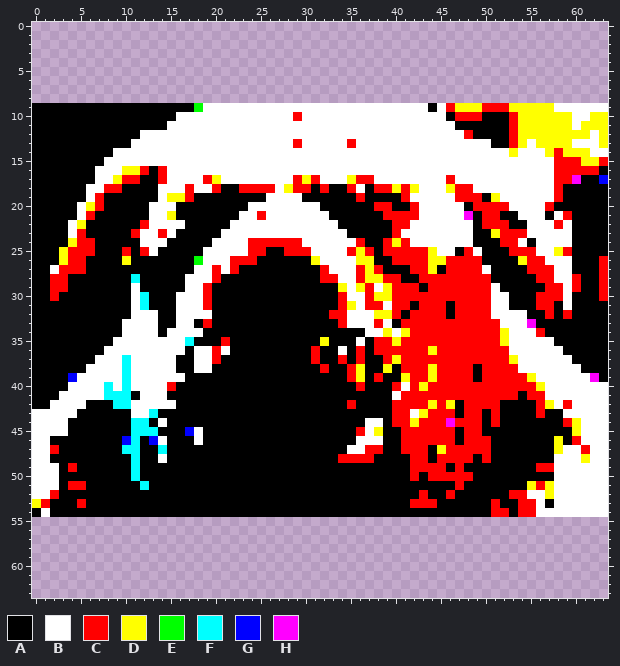
A pixel-art sprite gets an edit: src/liyiyue.com/tools/pic2pixel/4_out.png. Above: the version before the commit.
The file is 64x64 pixels. Colours within 5 levels of each other are drawn and written as one.
Palette (. is transparent): A #000000  B #ffffff  C #ff0000  D #ffff00  E #00ff00  F #00ffff  G #0000ff  H #ff00ff
Pixels before (only the part around the change), first column x 0:
 0 ................................................................
 1 ................................................................
 2 ................................................................
 3 ................................................................
 4 ................................................................
 5 ................................................................
 6 ................................................................
 7 ................................................................
 8 ................................................................
 9 AAAAAAAAAAAAAAAAAAEBBBBBBBBBBBBBBBBBBBBBBBBBABCDDDCCCDDDDDBBBBBB
10 AAAAAAAAAAAAAAAABBBBBBBBBBBBBCBBBBBBBBBBBBBBBBACCCAAACDDDDDDBBDD
11 AAAAAAAAAAAAAAABBBBBBBBBBBBBBBBBBBBBBBBBBBBBBBBAAAAAACDDDDDDBDDD
12 AAAAAAAAAAAABBBBBBBBBBBBBBBBBBBBBBBBBBBBBBBBBBBBCAAAACDDDDDDDDBD
13 AAAAAAAAAAABBBBBBBBBBBBBBBBBBCBBBBBCBBBBBBBBBBBBBBBAACDBDDDDBBBD
14 AAAAAAAAABBBBBBBBBBBBBBBBBBBBBBBBBBBBBBBBBBBBBBBBBBBBDBBBDCDDDBB
15 AAAAAAAABBBBBBBBBBBBBBBBBBBBBBBBBBBBBBBBBBBBBBBBBBBBBBBBBBCCCDDC
16 AAAAAAABBBDDCACBBBBBBBBBBBBBBBBBBBBBBBBBBBBBBBBBBBBBBBBBBBCCCCCA
17 AAAAAAABBDCCAACBBBBCDBBBBBBBBCDCBBBDCCBBBBBBBBCBBBBBBBBBBBCCHAAG
18 AAAAAABBCCAAAABBBCBBCAACCCCBDCCACAACBACCDCDBBBDCCBBBBBBBBBCAAAAA
19 AAAAAABCAAAAAABDDCAAAAAAAABBBBAAAAAACAAAACBBBBBCCCADBBBBBBCAAAAA
20 AAAAABDCAAAAABBBAAAAAAAABBBBBBBBAAAAAACCAACBBBBBACCCCBBBBCAAAAAA
21 AAAAABCAAAAAABBDAAAAAAABBCBBBBBBBAAAAAACCCCBBBBBHACCAABBBABCAAAA
22 AAAABDAAAAAACBBBBAAAAABBBBBBBBBBBBAAAAAACCBBBBBBBACCCAABBBCBAAAA
23 AAAABCAAAAACBBCBAAAAABBBBBBBBBBBBBBAAAAACBBBBBBBBAADCCCBBBBBAAAA
24 AAAADCCAAAAABBBAAAAABBBBCCCCCCBBBBBBCAACDCBBBBBBBAAACCBABBBBAAAA
25 AAADCCCAAACACBAAAAABBBBBCCAACCCBBBBCDCACCCCCDBBACBAAACCCBBDCAAAA
26 AAADCCAAAADAAAAAAAEBBBCCCAAAAAADBBBBDDAACCCCDDCCCCAAAADCCBBBAAAC
27 AABCCCAAAAAAAAAAAABBCBCAAAAAAAAACBBBCDCAAACCDACCCCBAAAACCCBBAAAC
28 AACCAAAAAAAFAAAAABBBCAAAAAAAAAAACCBBCDDCCAACCCCCCCCAAAAACCBBCAAC
29 AACCAAAAAAABAAAAABBCAAAAAAAAAAAAAADBDCBDCCCACCCCCCCBAAAAACCBCAAC
30 AACAAAAAAAABFAAABBBCAAAAAAAAAAAAAACBBCDDCCCCCCCCCCCBBAAACCCBAAAC
31 AAAAAAAAAAABFAAABBBCAAAAAAAAAAAAAACDBCCBCCACCCACCCCBBAAACCABAAAA
32 AAAAAAAAAAABBBAABBBBAAAAAAAAAAAAACCBBBDDCACCCCACCCCBBBBAACACAAAA
33 AAAAAAAAAABBBBAABBACAAAAAAAAAAAAAACBBBCBACCCCCCCCCCCBBBHAAAAAAAA
34 AAAAAAAAAABBBBABBBBAAAAAAAAAAAAAAAAAABBDBDCCCCCCCCCCDBBBCAAAAAAA
35 AAAAAAAAABBBBBBBBFAAACAAAAAAAAAADAAABACCDCCCCCCCCCCCDBBBBBAAAAAA
36 AAAAAAAABBBBBBBBBABBCBAAAAAAAAACAABACACCCCCCDCCCCCCCCBBBBBBAAAAA
37 AAAAAAABBBFBBBBBAABBCAAAAAAAAAACAACACAACDCCCCCCCCCCCCDBBBBBBAAAA
38 AAAAAABBBBFBBBBBAABBAAAAAAAAAAAACAACDAADACCCDCCCCACCCCBBBBBBBAAA
39 AAAAGBBBBBFBBBBBBAAAAAAAAAAAAAAAAAACDACAADCCDCCCCACCCCCDBBBBBBHA
40 AAAABBBBFBFBBBBCAAAAAAAAAAAAAAAAAAAACAAACBCDCCCCCCCCCCCCDBBBBBBB
41 AAABBBBBFFFABBBAAAAAAAAAAAAAAAAAAAAAAAAABCCCCCCCCCCCCCACCBBBBBBB
42 AABBBBAAAFFBBBBBAAAAAAAAAAAAAAAAAAACAAAACCCCDCDACCCCAAAACDBCBBBB
43 BBBBBAAAAAABBFAAAAAAAAAAAAAAAAAAAAAAAAAACCBDCCCACCACAAAACAABBBBB
44 BBBBAAAAAAAFFABAAAAAAAAAAAAAAAAAAAAAABBACCDCCCHCCCACAAAAAAACDBBB
45 BBBBAAAAAAAFFFAAAGBAAAAAAAAAAAAAAAAACBDAACCCCCCACCAAAAAAAAAADBBB
46 BBAAAAAAAAGFAGBAAABAAAAAAAAAAAAAAAAABBBAACCCCCCACCCAAAAAAADACBBB
47 BBCAAAAAAAFFAAFAAAAAAAAAAAAAAAAAAAABBCCAACCCADCCCCCAAAAAAADBBCBB
48 BBAAAAAAAAAFAABAAAAAAAAAAAAAAAAAAACCCCAAAACCACCCCACAAAAAAABBBDBB
49 BBBACAAAAAAFAAAAAAAAAAAAAAAAAAAAAAAAAAAAAACCCCACAAAAAAAACCBBBBBB
50 BBBAAAAAAAAFAAAAAAAAAAAAAAAAAAAAAAAAAAAAAACACCCCCAAAAAAAAABBBBBB
51 BBBACCAAAAAAFAAAAAAAAAAAAAAAAAAAAAAAAAAAAAAAAAACAAAAAAADCDBBBBBB
52 BBCAAAAAAAAAAAAAAAAAAAAAAAAAAAAAAAAAAAAAAAACAACAAAAAACCBBDBBBBBB
53 DCAAACAAAAAAAAAAAAAAAAAAAAAAAAAAAAAAAAAAAACCCAAAAAACAACCBABBBBBB
54 ABAAAAAAAAAAAAAAAAAAAAAAAAAAAAAAAAAAAAAAAAAAAAAAAAACCACCBBBBBBBB
55 ................................................................
56 ................................................................
57 ................................................................
58 ................................................................
59 ................................................................
60 ................................................................
The result:
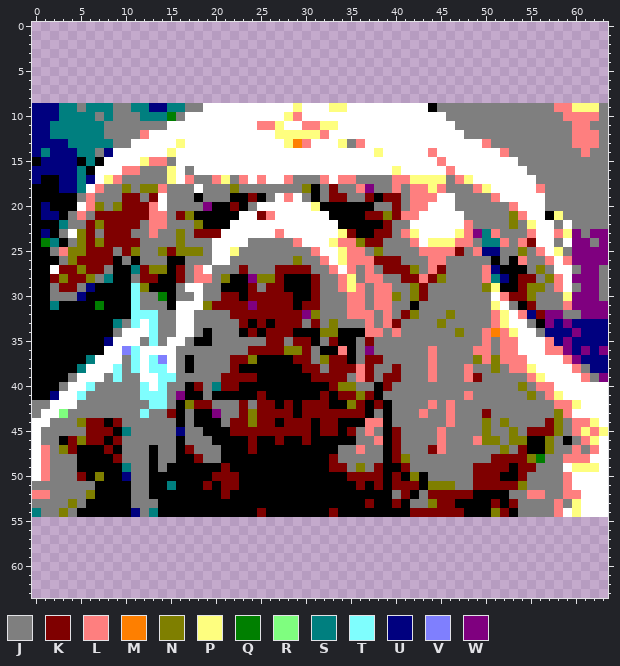
Colours new in this view: J #7f7f7f  K #7f0000  L #fe7f7f  M #fe7f00  N #7f7f00  P #fefe7f  Q #007f00  R #7ffe7f  S #007f7f  T #7ffefe  U #00007f  V #7f7ffe  W #7f007f
From old to new:
Changed rows in their new state; - is an unchanged pixel.
first column x 0:
 9 UUUSSJSSSJJSSUUSSJJ----------P---PP----------JJJJJJJJJJJJJLLPPPJ
10 UUUSSSSJSJJJSSSQJ-----------PL----------------JJJJJJJJJJJJJLLLLJ
11 UUSSSSSSJJJJJJJ----------LLP--LLPP-------------JJJJJJJJJJJJJLLJJ
12 UUSSSSSSJJJJL--------------PPPPPL---------------JJJJJJJJJJJJLLLJ
13 UUUUSSSSSJJ-----P-----------PML---PJL-------------LJJJJJJJJJLLLJ
14 USUUUSSJU------P----------------------P-----L-------LJJJJJJJJLJJ
15 -UUUU-S-----PLLJ-----------------------------L--------JJJJJJJJJJ
16 UUUUUS----LLJJJP-J----------------------P-----L--------JJJJJJJJJ
17 U--UUSU-PLJJJJJP-LJJLPJL-L--LJJJL-LLJJJJLLPPPPJLP-------JJJJJJJJ
18 ---UUS-LJJNJNNLJJJ-JJJNJJJJJJJN-JKJJLWJJLJLLPLJJJLP-----LJJJJJJJ
19 -----JLJJJKKJK-JJJ-JJJ--K-J-L-J-JKKJJK-KKJLLL--JJJJL-----JJJJJJJ
20 -U----LNJNKKKL-JJJJW--K-J------P------JJKJLL---JJJJJJL---JJJJJJJ
21 -UU-JLJKKKKKKLLJKN-------KL----------KKNKLL-----JJJJJNL---PJJJJJ
22 ---SJJKNKKKKJLLJJJN--------------------KJJ------LJJJJNJP--J-JJJJ
23 -U-J-NKJKKKJJLJJNJKKK------L------PK--KKJLP----PLWSLJJJL--LPWJWW
24 -QS-JNKNKKKKJJJJNJJJ----JJJJJL---PLLNKKJJJL-PPPLLJSSLJLK--J-WWJW
25 --JLNNKKKJKNJJNKNNNJ--PJJJJJJJJL--PLLJNJJJJLLLLKJLUUJJNJL-PJWWWW
26 ---JNKKKK-J-JJJ--JJJ--JJJJJJJNJJL-PLLLKKKJJJLLJJJJJ-J-LJJL-LWWWW
27 ---KKNKKJ--SKNN-KJL-JJJKJJJKKKKJJL-LJLJKKKNJLKJJJJLU---JNJ--JWWJ
28 --KNKKNJS--JKK--KJLLJN--WNNK---KJJLPJLLJJKKLKNJJJJLSU-KKJNL-WWWJ
29 --JKKJU----TN---J--JJ---KJKK---KJJLPLJLLJJNKJJJJJJNP--KNNJL-JWWJ
30 --JJJU-----TJJQ-JJ-JJKK-KKKKK--KJJJLLJLLNJNKJJJJJJJ-LKKNJJJPWWWJ
31 --S----Q---TJJJ----NKKKKWKKKK-KKJJJLLJLLJJ-JJJJJJJJP-J-KJJJLWWWW
32 -----------TTTJJ--JJJJKKKKKKKKWNJJJLLLJLJKNJJJNJJJJLP-LUKWWJJWWW
33 ---------SJT-TJJ--JJJJJK-K-KKKJKJNJJJLJLKJJJJNJJJJJLP--J-WUWUUUU
34 ---------J---TJJ--J-JJJ-K-KKK---NN---LLJLJJJJJJNJJLMLP--JUUUWUUU
35 --------U---JTJ--J--JJJJJJKKJKK-JK--JKJJJJJJJJJJJJLJLL---LUWUUUU
36 ----------VT----JJJJJJJJKKKKNNKJ--L-JWJJJJJJLJJJJLLJLL---LLWUWUW
37 ------S---JT-TV-J-JJJJKKN----KKJNKK-JKKJJJJJLJJJJNLNLLL----LWUUU
38 -----S---TJT-TT-J-JJJJK-------KKJKKKLKJJKJJJLJJJLJJNJLLP----LJUU
39 ----J---JTJJ--TTJJJJJKKKK------KKKKJLKJKKJJJLJJJLKJJJJJLP----LJW
40 ---J--TJJJJJT-TJJ-KJSKK----------KNNJJ-KJJJJJJJJJJJJJJNJLL------
41 --U--TJJJJJJTTTJW--J-----K------K-KKNK-JJJJJJJJJLJJJJJJNJLP-----
42 JJ---JJJJJJJJTTJ-NKKJJJKJKK-K-KKK--NK-K-JJJJLJLJJJJJJJJJJJLLP---
43 J--RJJJJJJJJTJJK-J--WJJKNKKKK-KKKKKKK-J-JJJLJJLJJJKJJJJJJJNL----
44 --JJJNKK-KJJJJJJ-J---JKKNKK-KKK-KK---LL-JJJJJJLJJJNJNJJJJKNJLLP-
45 -JJJJJKKK-SJJJJJUJJ---KKKKKKKKK-KK-KJLJ-KJJJJLJJJJNJJNJKKKNJLPLP
46 -JJ-KNKK-KJJJJJJ-JJJ----K--K--K-----JJL-KJJJJLJJJLNNJNN--NJ-JLP-
47 -LJNK---K-JJJ-JJ-KJJJ---K---------JJLJJ-KJJJKLJJJJJJNJK--NJJLJL-
48 -LJJJ----KJJJ-JJ--KJJ------------KJJJJJ-KNJJJJJJJJJKKKKNQJJLLL--
49 -LJJJ-----SJJ-J------K-----------KKJNJK--KJJJJJJJKKKK-KKJJJ-PPP-
50 -LJJJK-N--UJJ-------KKK------------KKKK-K-N-JJJJJKKK--KJJJJL----
51 JJJJJJJ----JJ--S---K-KK-------------K-K-KKK-NNNJJKKKKKNJJJJL----
52 LLJJJJN----JJ--------K------------------JK-JKKKKK----JJLLJJLL---
53 JJJJNJ-----JJJ-----------------------K--K-JJNKK----K-KJJJJLJP---
54 SJJNJ------UJS-----------K-------K--------KKKKKK---NK-JJJJL-P---
Where, in picture pixels (left, top, right, bottom), the same in both pictures:
changed: (32, 103, 608, 517)
